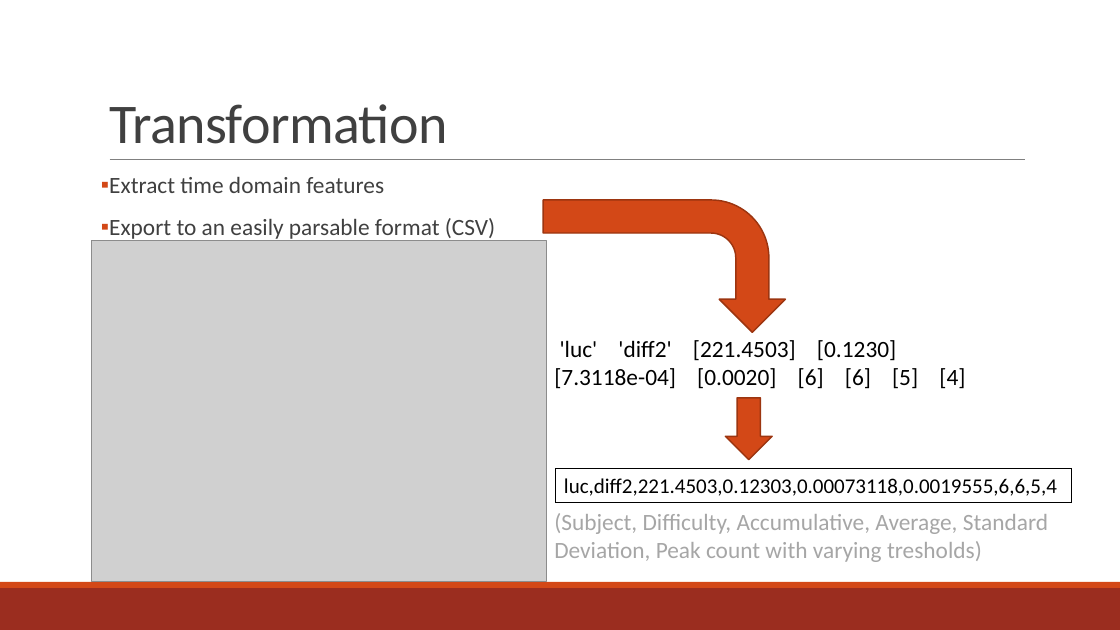
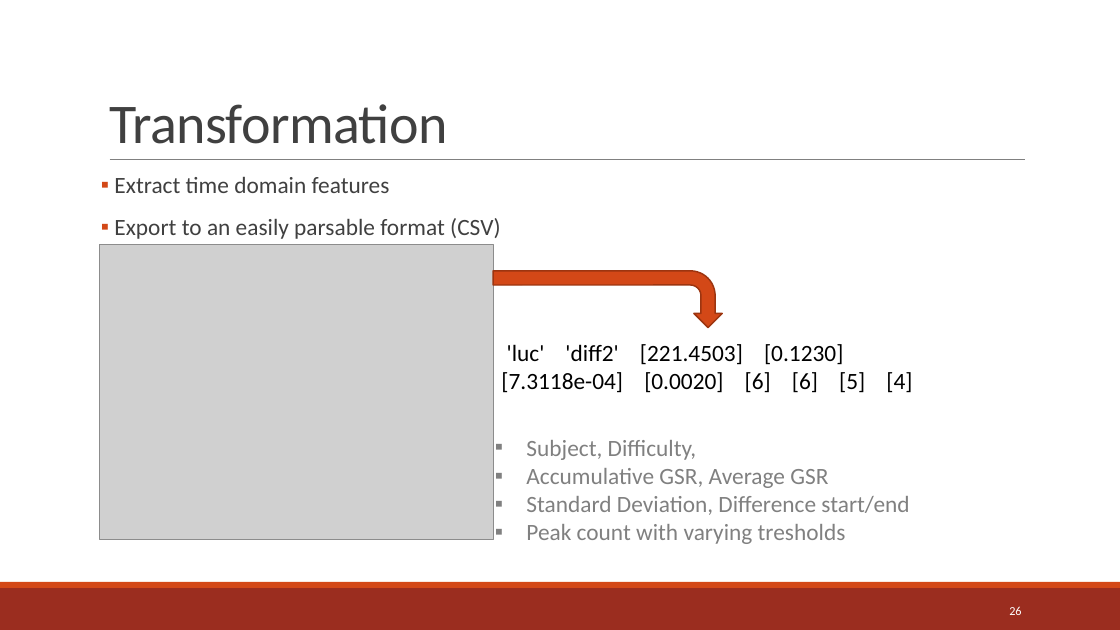
Before and after one commit to Rahazan/AI-BSc-Thesis, a slide deck: slide 26 of presentation/GSR Presentation.pptx (slide 24 before the commit). Drawn at 1120x630 pixels with LibreOffice and Linux fonts; fonts in the diff are those of the drawing; grey boxes stand for pictures. Boxes give left, top, right and bottom in pixels: in the first picture for what was removed or moved away, otherwise in the second. Text is boxed around its words. In the diff, an @@ line names an element or a change of style, - is before the commit and + after.

Commit message:
Presentation++

```diff
--- a/presentation/GSR Presentation.pptx
+++ b/presentation/GSR Presentation.pptx
@@ text "Extract time domain features": place and size @@
-text "Extract time domain features" at bbox=[109, 177, 495, 241]
+text "Extract time domain features" at bbox=[114, 177, 500, 239]
@@ picture: place and size @@
-picture at bbox=[91, 240, 546, 581]
+picture at bbox=[100, 245, 493, 539]
@@ bent arrow: place and size @@
-bent arrow at bbox=[543, 200, 786, 333]
+bent arrow at bbox=[494, 271, 723, 328]
@@ text "'luc' 'diff2' [221.4503] [0.1230] [7.3118e-04] ...": place and size @@
-text "'luc' 'diff2' [221.4503] [0.1230] [7.3118e-04] ..." at bbox=[554, 340, 965, 389]
+text "'luc' 'diff2' [221.4503] [0.1230] [7.3118e-04] ..." at bbox=[501, 344, 912, 393]
@@ down arrow removed at bbox=[726, 398, 773, 460] @@
@@ text at bbox=[526, 440, 909, 544]: text changed; text colour #A6A6A6 to #808080 @@
-(Subject, Difficulty, Accumulative, Average, Standard Deviation, Peak count with varying tresholds)
+▪ Subject, Difficulty,
+▪ Accumulative GSR, Average GSR
+▪ Standard Deviation, Difference start/end
+▪ Peak count with varying tresholds
@@ rectangle removed at bbox=[556, 469, 1072, 502] @@
-luc,diff2,221.4503,0.12303,0.00073118,0.0019555,6,6,5,4
@@ page number added at bbox=[1009, 606, 1021, 615], 10.5 pt, text #FFFFFF @@
+26
```
Also in this commit, not shown: 32 other slides changed, 3 slides added, 1 other file.
